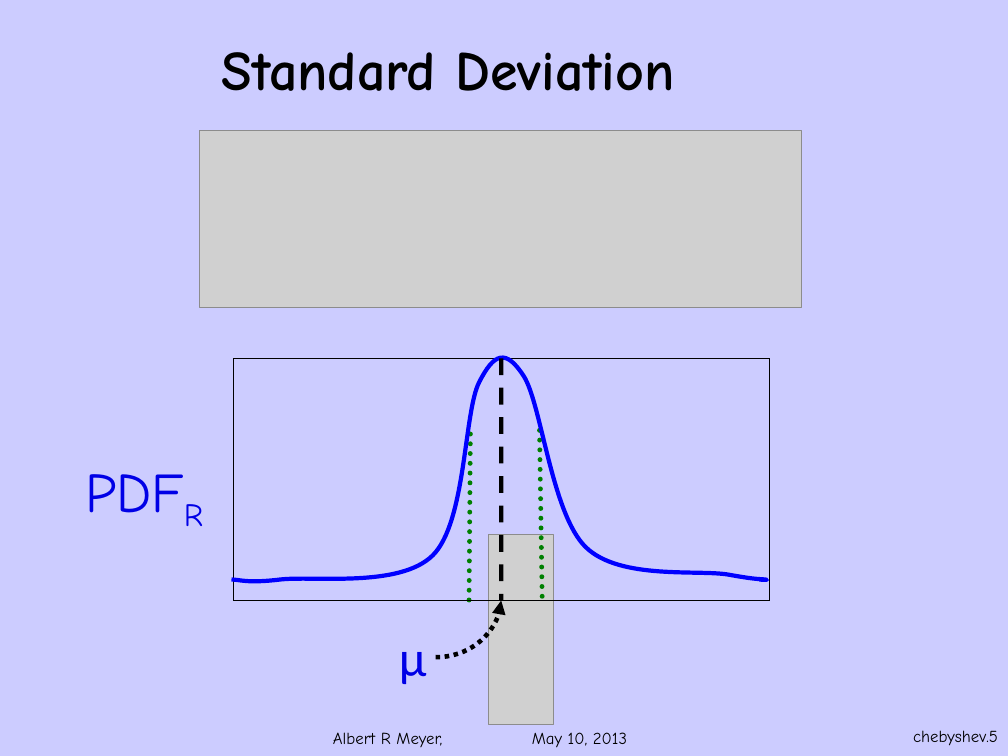
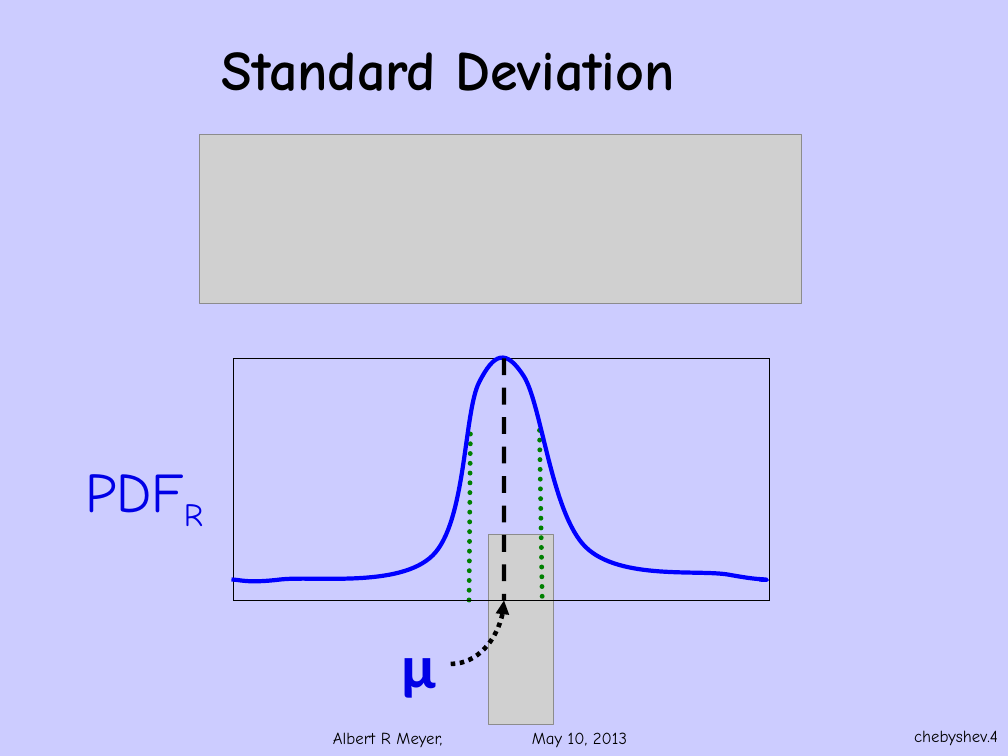
Before and after one commit to armeyer/mcs_web, a slide deck: slide 4 of spring13/slides13/deviation-chebyshev.pptx (slide 5 before the commit). Drawn at 1008x756 pixels with LibreOffice and Linux fonts; fonts in the diff are those of the drawing; grey boxes stand for pictures; background and template pictures are left out. Boxes give left, top, right and bottom in pixels: in the first picture for what was removed or moved away, otherwise in the second. Text is boxed around its words. In the diff, an @@ line names an element or a change of style, - is before the commit and + after.

```diff
--- a/spring13/slides13/deviation-chebyshev.pptx
+++ b/spring13/slides13/deviation-chebyshev.pptx
@@ picture: place and size @@
-picture at [200, 131, 802, 308]
+picture at [200, 134, 802, 303]
@@ line moved from (501, 358) - (501, 601) to (504, 358) - (504, 601) @@
@@ text "μ" at [402, 658, 437, 698]: size 36 to 44 pt, bold on @@
@@ curved arrow moved from (435, 657) - (501, 601) to (451, 664) - (504, 601) @@
@@ page number at [914, 730, 998, 746]: text changed @@
-chebyshev.5
+chebyshev.4
```
Also in this commit, not shown: 4 other slides changed, 2 slides added, 2 slides removed, 3 other files.
